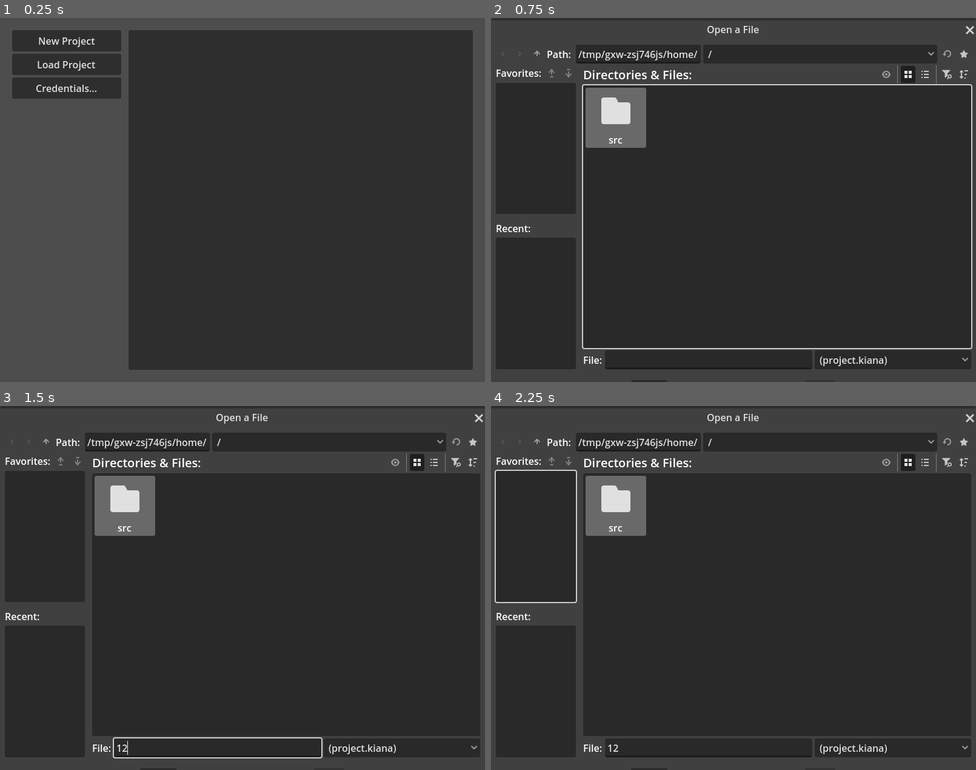
Above: before the commit, frames 1-4 (two rows, left to right).
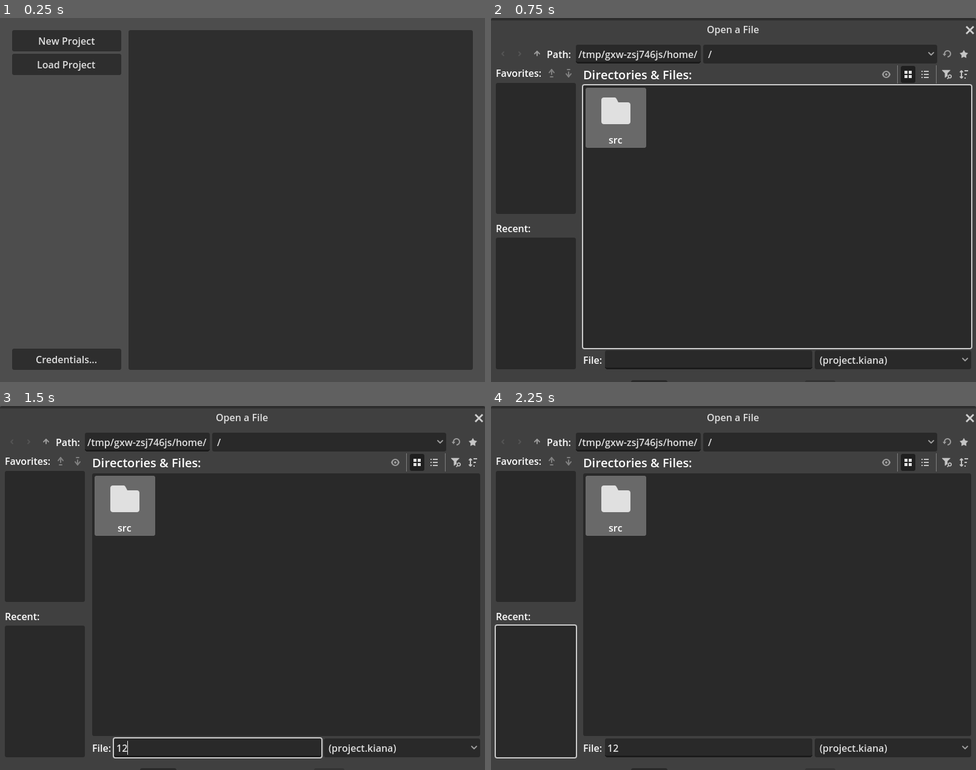
Above: after the commit, the same moments.

Repository: trailblazercombi/Kiana
Game: Godot game, scene res://src/ProjectSelect/ProjectSelect.tscn
Same seed, same stepped clock (60 frames per second), same inputs: the game is played once before the commit and once after it.
Inputs (mouse positions are in pixels of both pictures, inside the frame that each line leads up to):
- Up to frame 1 (0.25 s): no input
- Up to frame 2 (0.75 s): click "Load Project" at 0.5 s
- Up to frame 3 (1.5 s): click (218, 748) at 1.27 s; type "12" at 1.35 s
- Up to frame 4 (2.25 s): click "Credentials..." at 2 s

The runs differ from the first frame. In frame 1, 2.6% of the frame differs, in the area x 2-25%, y 16-97%; in frame 2, nothing differs; in frame 3, nothing differs; in frame 4, 0.6%.

Commit message:
Refactor UI layouts and tab visibility in scenes
Reorganized button containers in ProjectSelect.tscn, adjusted RecentEntry.tscn sizing, updated tab visibility and default tab in ProjectWindow.tscn, and restructured step container hierarchy in TestCaseEditor.tscn for improved UI clarity and layout consistency.

Diff:
--- a/src/ProjectSelect/ProjectSelect.tscn
+++ b/src/ProjectSelect/ProjectSelect.tscn
@@ -16,19 +16,26 @@
 [node name="Actions" type="VBoxContainer" parent="HSplitContainer"]
 layout_mode = 2
 
-[node name="Create" type="Button" parent="HSplitContainer/Actions"]
+[node name="TopBox" type="VBoxContainer" parent="HSplitContainer/Actions"]
+layout_mode = 2
+size_flags_vertical = 3
+
+[node name="Create" type="Button" parent="HSplitContainer/Actions/TopBox"]
 unique_name_in_owner = true
 custom_minimum_size = Vector2(180, 35)
 layout_mode = 2
 text = "New Project"
 
-[node name="Load" type="Button" parent="HSplitContainer/Actions"]
+[node name="Load" type="Button" parent="HSplitContainer/Actions/TopBox"]
 unique_name_in_owner = true
 custom_minimum_size = Vector2(180, 35)
 layout_mode = 2
 text = "Load Project"
 
-[node name="Credentials" type="Button" parent="HSplitContainer/Actions"]
+[node name="BottomBox" type="VBoxContainer" parent="HSplitContainer/Actions"]
+layout_mode = 2
+
+[node name="Credentials" type="Button" parent="HSplitContainer/Actions/BottomBox"]
 unique_name_in_owner = true
 custom_minimum_size = Vector2(180, 35)
 layout_mode = 2
--- a/src/ProjectSelect/RecentEntry.tscn
+++ b/src/ProjectSelect/RecentEntry.tscn
@@ -3,9 +3,8 @@
 [ext_resource type="Script" uid="uid://dkwb30wf2wi1f" path="res://src/ProjectSelect/RecentEntry.gd" id="1_bl2ht"]
 
 [node name="RecentEntry" type="VBoxContainer"]
-offset_left = 458.0
-offset_right = 458.0
-offset_bottom = 35.0
+offset_right = 259.0
+offset_bottom = 43.0
 script = ExtResource("1_bl2ht")
 
 [node name="Content" type="HBoxContainer" parent="."]
--- a/src/ProjectWindow/ProjectWindow.tscn
+++ b/src/ProjectWindow/ProjectWindow.tscn
@@ -48,9 +48,10 @@
 [node name="ContentTabs" type="TabContainer" parent="MarginContainer"]
 layout_mode = 2
 size_flags_vertical = 3
-current_tab = 0
+current_tab = 1
 
 [node name="Project" type="MarginContainer" parent="MarginContainer/ContentTabs"]
+visible = false
 layout_mode = 2
 metadata/_tab_index = 0
 
@@ -122,7 +123,6 @@
 text = "Project Metrics will appear here."
 
 [node name="Tests" type="MarginContainer" parent="MarginContainer/ContentTabs"]
-visible = false
 layout_mode = 2
 theme_override_constants/margin_left = 10
 theme_override_constants/margin_top = 10
@@ -134,6 +134,7 @@
 layout_mode = 2
 size_flags_horizontal = 3
 size_flags_vertical = 3
+dragging_enabled = false
 
 [node name="ScrollContainer" type="ScrollContainer" parent="MarginContainer/ContentTabs/Tests/TestCases"]
 layout_mode = 2
--- a/src/TestCaseEditor/TestCaseEditor.tscn
+++ b/src/TestCaseEditor/TestCaseEditor.tscn
@@ -59,30 +59,30 @@
 size_flags_vertical = 0
 text = "Steps"
 
-[node name="ScrollContainer" type="ScrollContainer" parent="Content/VBoxContainer/StepBox"]
+[node name="PanelContainer" type="PanelContainer" parent="Content/VBoxContainer/StepBox"]
+layout_mode = 2
+size_flags_horizontal = 3
+
+[node name="ScrollContainer" type="ScrollContainer" parent="Content/VBoxContainer/StepBox/PanelContainer"]
 layout_mode = 2
 size_flags_horizontal = 3
 size_flags_vertical = 3
 
-[node name="TestSteps" type="VBoxContainer" parent="Content/VBoxContainer/StepBox/ScrollContainer"]
+[node name="TestSteps" type="VBoxContainer" parent="Content/VBoxContainer/StepBox/PanelContainer/ScrollContainer"]
 unique_name_in_owner = true
 layout_mode = 2
 size_flags_horizontal = 3
 size_flags_vertical = 3
 
-[node name="Buttons" type="VFlowContainer" parent="Content/VBoxContainer/StepBox/ScrollContainer/TestSteps"]
+[node name="Buttons" type="VFlowContainer" parent="Content"]
 layout_mode = 2
 size_flags_horizontal = 8
 
-[node name="AddStep" type="Button" parent="Content/VBoxContainer/StepBox/ScrollContainer/TestSteps/Buttons"]
+[node name="AddStep" type="Button" parent="Content/Buttons"]
 unique_name_in_owner = true
 custom_minimum_size = Vector2(96, 35)
 layout_mode = 2
 text = "Add Step"
-
-[node name="Buttons" type="VFlowContainer" parent="Content"]
-layout_mode = 2
-size_flags_horizontal = 8
 
 [node name="Cancel" type="Button" parent="Content/Buttons"]
 unique_name_in_owner = true
